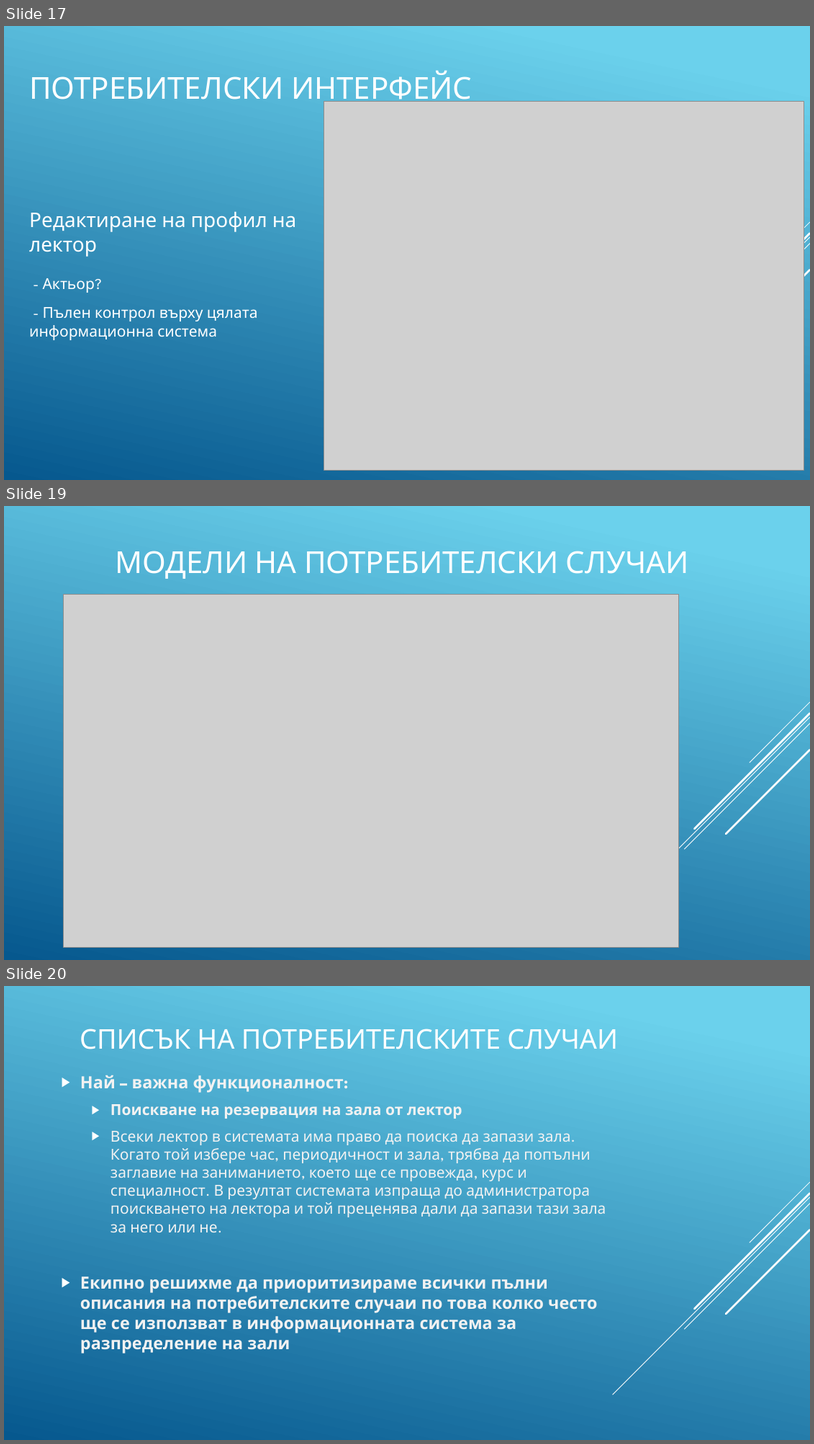
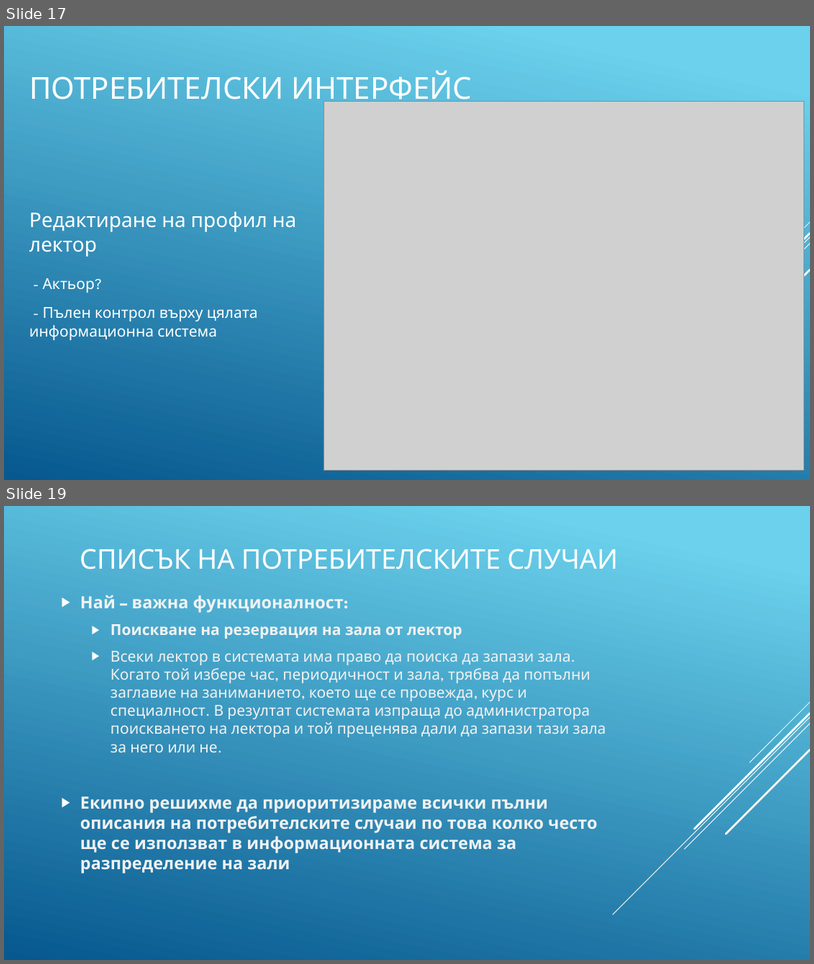
Before and after one commit to AlexanderTankov/APIS, a slide deck: APIS_2.1.pptx. Shown one above the other, each under a label of ours: slides 17, 19 and 20 before the commit, slides 17 and 19 after it; the slides between them are not shown. The pictures are 814x1444 and 814x964 pixels, drawn with LibreOffice and Linux fonts; fonts in the diff are those of the drawing; grey boxes stand for pictures. Boxes give left, top, right and bottom in pixels: in the first picture for what was removed or moved away, otherwise in the second. Text is boxed around its words. In the diff, an @@ line names an element or a change of style, - is before the commit and + after.

```diff
--- a/APIS_2.1.pptx
+++ b/APIS_2.1.pptx
@@ slide 19 removed at [4, 506, 810, 960], background gradient #6ED2EB to #06588E; not listed: 5 template elements that a slide beside it also shows @@
@@ title removed at [115, 551, 689, 579] @@
-МОДЕЛИ НА ПОТРЕБИТЕЛСКИ СЛУЧАИ
@@ picture removed at [63, 594, 679, 947] @@
@@ what was slide 20 is now slide 19 @@
```
Also in this commit, not shown: 1 slide changed, 1 other file.
